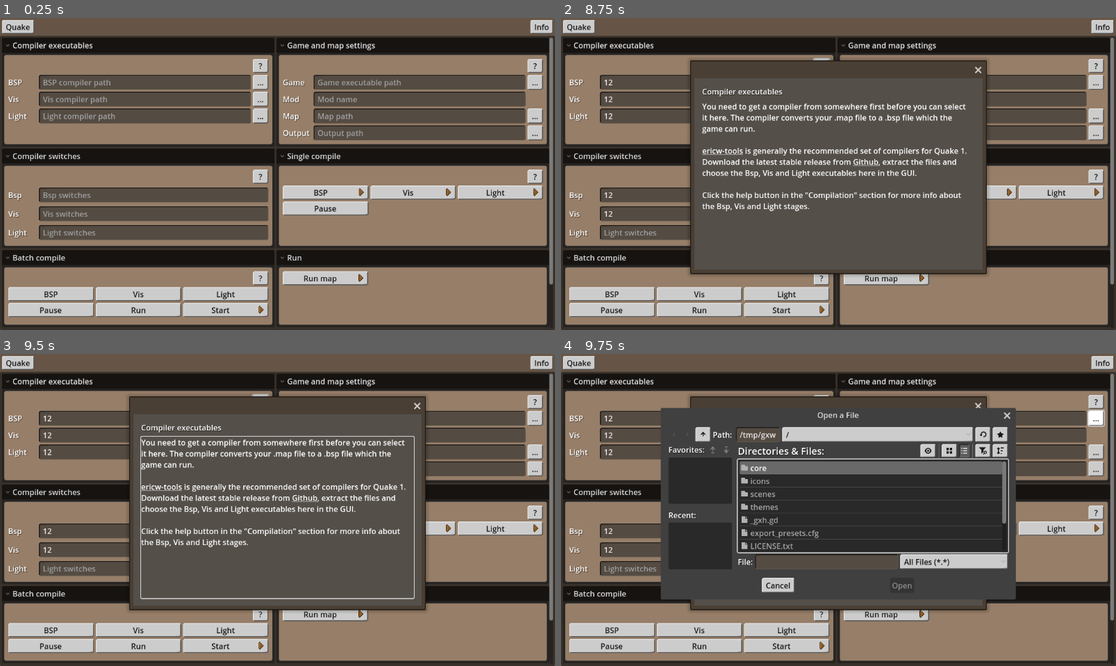
Above: before the commit, frames 1-4 (two rows, left to right).
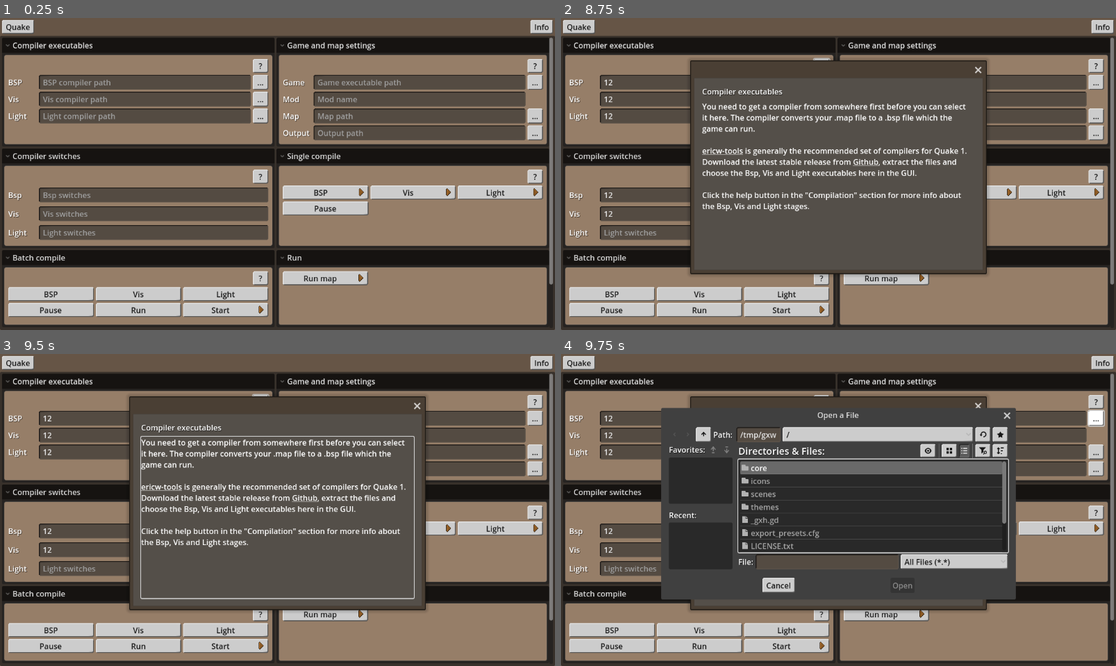
Above: after the commit, the same moments.

Repository: VictorKarp/Quakompiler
Game: Godot game, scene res://scenes/main/main.tscn
Two runs of this game, one before a commit and one after it. Both use one fixed random seed, a clock stepped at 60 frames per second and the inputs below.
Inputs (mouse positions are in pixels of both pictures, inside the frame that each line leads up to):
- Up to frame 1 (0.25 s): no input
- Up to frame 2 (8.75 s): click (705, 83) at 0.52 s; type "12" at 0.6 s; click (705, 99) at 0.75 s; type "12" at 0.83 s; click (705, 114) at 0.98 s; type "12" at 1.07 s; click (982, 83) at 1.27 s; type "12" at 1.35 s; click (982, 99) at 1.5 s; type "Alex" at 1.58 s; click (982, 114) at 1.73 s; type "12" at 1.82 s; click (982, 133) at 2.02 s; type "12" at 2.1 s; click (716, 195) at 2.25 s; type "12" at 2.33 s; click (716, 214) at 2.48 s; type "12" at 2.57 s; click "Start" at 2.75 s; click "Start" at 3.5 s; click "Quake" at 4.25 s; click "Info" at 5 s; click "Quake" at 5.75 s; click "?" at 6.5 s; click "..." at 7.25 s; click "..." at 8 s
- Up to frame 3 (9.5 s): click "..." at 8.75 s
- Up to frame 4 (9.75 s): click "..." at 9.5 s

Frames 1-3 are identical in both runs. In frame 4, 1.1% of the frame differs, in the area x 17-71%, y 17-77%.
Error in both runs: Cannot call method 'get_as_text' on a null value. (res://scenes/licenses/licenses.gd:16)

Commit message:
Remove unused clear_console hotkey

Diff:
--- a/project.godot
+++ b/project.godot
@@ -60,11 +60,6 @@
 "events": [Object(InputEventKey,"resource_local_to_scene":false,"resource_name":"","device":-1,"window_id":0,"alt_press …(195 unchanged characters)…
 ]
 }
-clear_console={
-"deadzone": 0.2,
-"events": [Object(InputEventKey,"resource_local_to_scene":false,"resource_name":"","device":-1,"window_id":0,"alt_pressed":false,"shift_pressed":false,"ctrl_pressed":false,"meta_pressed":false,"pressed":false,"keycode":0,"physical_keycode":4194343,"key_label":0,"unicode":0,"location":0,"echo":false,"script":null)
-]
-}
 
 [rendering]
 
